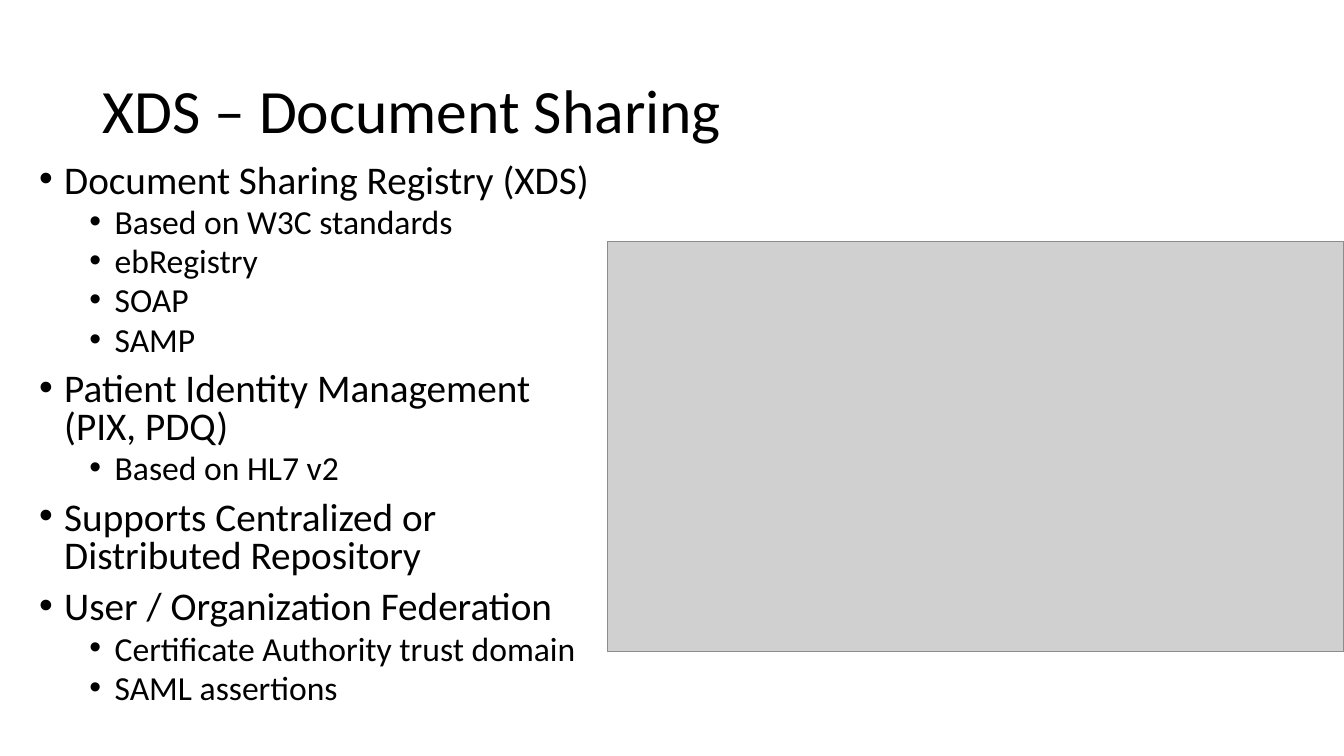
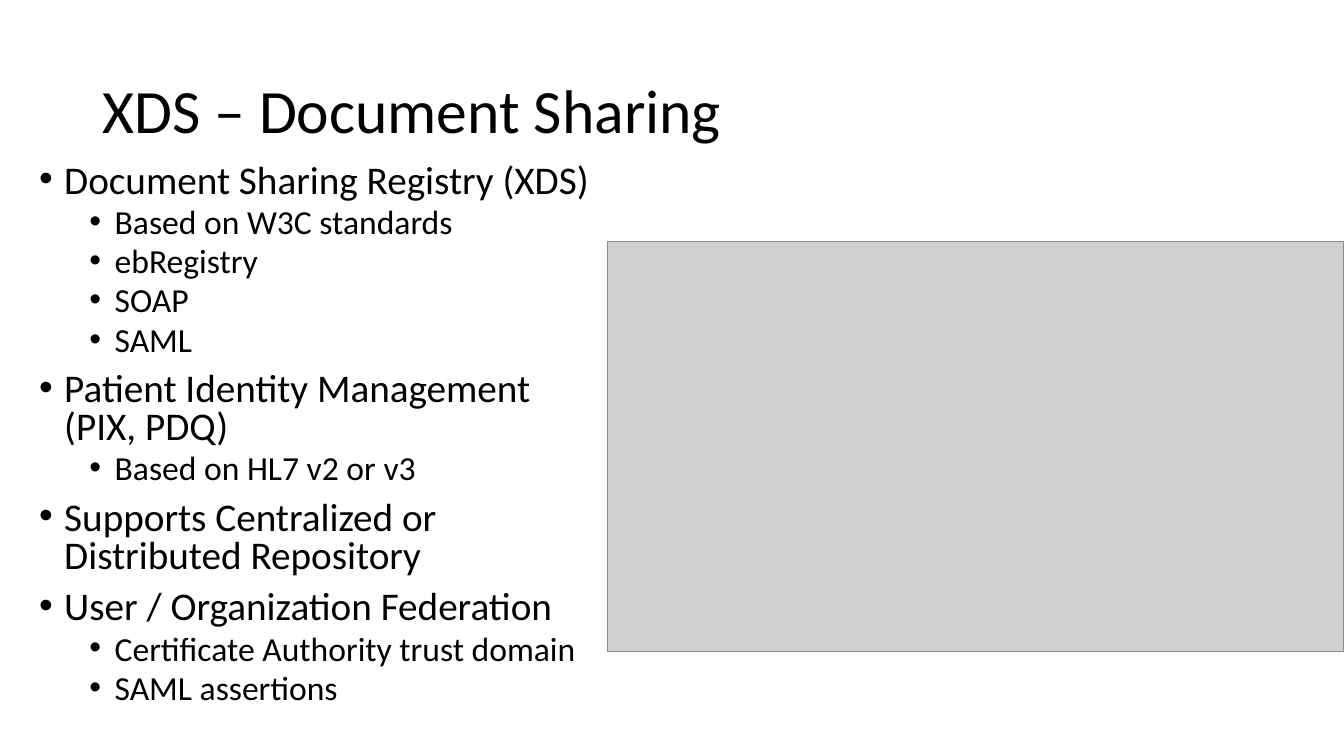
Before and after one commit to IHE/IT-Infrastructure, a slide deck: slide 5 of Presentations/XDSonFHIR-MHD+mXDE+QEDm.pptx. Drawn at 1344x756 pixels with LibreOffice and Linux fonts; fonts in the diff are those of the drawing; grey boxes stand for pictures. Boxes give left, top, right and bottom in pixels: in the first picture for what was removed or moved away, otherwise in the second. Text is boxed around its words. In the diff, an @@ line names an element or a change of style, - is before the commit and + after.

```diff
--- a/Presentations/XDSonFHIR-MHD+mXDE+QEDm.pptx
+++ b/Presentations/XDSonFHIR-MHD+mXDE+QEDm.pptx
@@ text at [115,330,192,353]: text changed @@
-  • SAMP
+  • SAML
@@ text at [115,456,416,481]: text changed @@
-  • Based on HL7 v2
+  • Based on HL7 v2 or v3
```
Also in this commit, not shown: 5 other slides changed, 2 other files.
